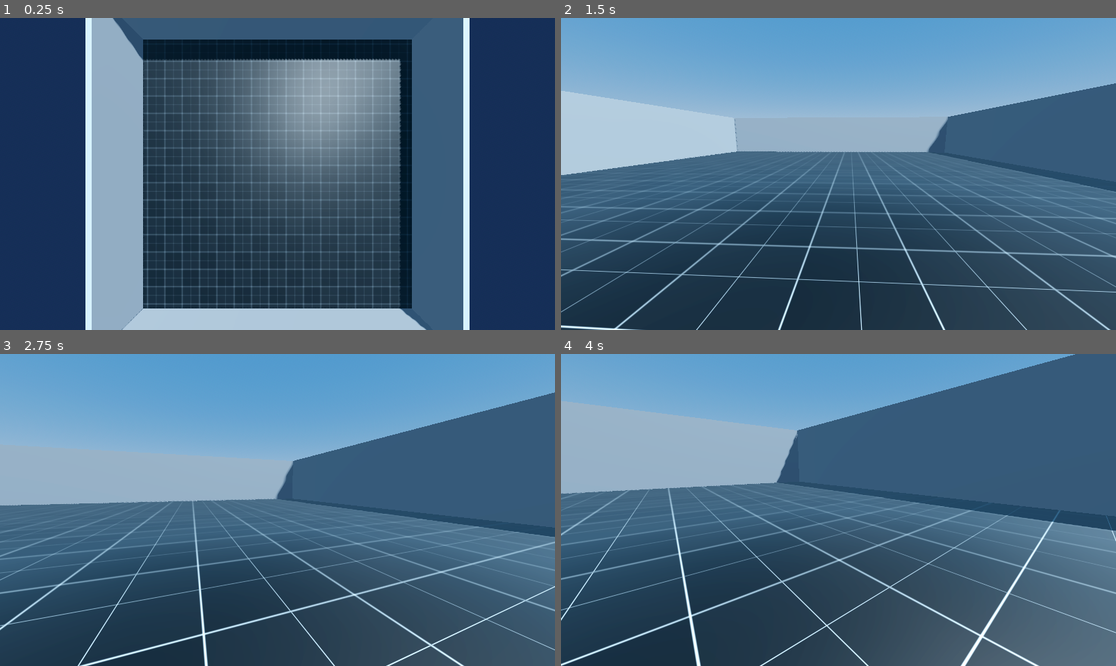
Above: before the commit, frames 1-4 (two rows, left to right).
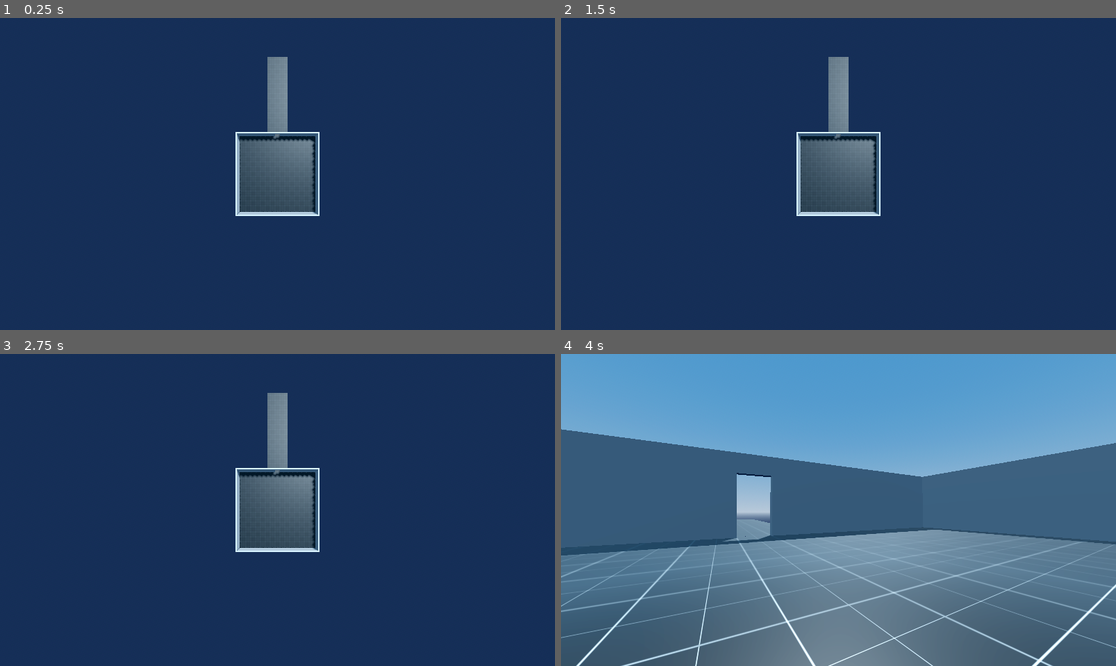
Above: after the commit, the same moments.

Repository: C12-H22-O11/sandbox_study
Game: Godot game, scene res://scenes/levels/sandbox_level.tscn
Same seed, same stepped clock (60 frames per second), same inputs: the game is played once before the commit and once after it. This scene is started directly instead of the project's main scene.
Inputs (mouse positions are in pixels of both pictures, inside the frame that each line leads up to):
- Up to frame 1 (0.25 s): no input
- Up to frame 2 (1.5 s): tap Enter at 0.5 s; move the mouse to (960, 158) at 0.52 s; hold D (move_right) 0.53-1.28 s; click (960, 158) at 0.67 s; tap Space (jump) at 0.77 s; move the mouse to (810, 174) at 1.27 s; hold W (move_forward) from 1.28 s (still down)
- Up to frame 3 (2.75 s): keep holding W (move_forward); tap Space (jump) at 1.52 s; move the mouse to (288, 503) at 2.02 s
- Up to frame 4 (4 s): keep holding W (move_forward); move the mouse to (832, 516) at 2.77 s; click (832, 516) at 2.92 s; tap Space (jump) at 3.02, 3.77 s; move the mouse to (877, 513) at 3.52 s

The runs differ from the first frame. In frame 1, 52% of the frame differs, in the area x 15-85%, y 0-100%; in frame 2, 74%; in frame 3, 82%, in the area x 0-100%, y 0-100%; in frame 4, 63%.

Commit message:
feat : Added walls, coridor, doors in the map

Diff:
--- a/scenes/levels/sandbox_level.tscn
+++ b/scenes/levels/sandbox_level.tscn
@@ -1,7 +1,7 @@
 [gd_scene load_steps=10 format=3 uid="uid://kop0l0v86hog"]
 
-[ext_resource type="Script" path="res://scenes/levels/spawning_platform.gd" id="1_c8asd"]
 [ext_resource type="Material" uid="uid://ba75cp2p48ye4" path="res://resources/materials/grid/grid.tres" id="1_tkb72"]
+[ext_resource type="PackedScene" uid="uid://d076u6vcprobw" path="res://scenes/terrain/platform.tscn" id="2_2emca"]
 [ext_resource type="Script" path="res://scenes/levels/player_spawner.gd" id="3_1rg0g"]
 [ext_resource type="PackedScene" uid="uid://b4gmmr676xj15" path="res://scenes/terrain/wall.tscn" id="3_he61m"]
 
@@ -20,12 +20,12 @@
 tonemap_mode = 2
 glow_enabled = true
 
-[sub_resource type="BoxShape3D" id="BoxShape3D_561iv"]
-size = Vector3(32, 1, 32)
+[sub_resource type="BoxShape3D" id="BoxShape3D_8kuh5"]
+size = Vector3(8, 1, 32)
 
-[sub_resource type="PlaneMesh" id="PlaneMesh_6jpfk"]
+[sub_resource type="PlaneMesh" id="PlaneMesh_dywrv"]
 material = ExtResource("1_tkb72")
-size = Vector2(32, 32)
+size = Vector2(8, 32)
 
 [node name="SandboxLevel" type="Node"]
 
@@ -40,17 +40,6 @@
 
 [node name="Terrain" type="Node3D" parent="World"]
 
-[node name="Platform" type="StaticBody3D" parent="World/Terrain" node_paths=PackedStringArray("player_spawner")]
-script = ExtResource("1_c8asd")
-player_spawner = NodePath("../../PlayerSpawner")
-
-[node name="CollisionShape3D" type="CollisionShape3D" parent="World/Terrain/Platform"]
-transform = Transform3D(1, 0, 0, 0, 1, 0, 0, 0, 1, 0, -0.5, 0)
-shape = SubResource("BoxShape3D_561iv")
-
-[node name="MeshInstance3D" type="MeshInstance3D" parent="World/Terrain/Platform"]
-mesh = SubResource("PlaneMesh_6jpfk")
-
 [node name="Walls" type="Node3D" parent="World/Terrain"]
 
 [node name="EastWall" parent="World/Terrain/Walls" instance=ExtResource("3_he61m")]
@@ -62,8 +51,32 @@
 [node name="SudWall" parent="World/Terrain/Walls" instance=ExtResource("3_he61m")]
 transform = Transform3D(-4.37114e-08, 0, 1, 0, 1, 0, -1, 0, -4.37114e-08, 0, 0, 15.75)
 
-[node name="NorthWall" parent="World/Terrain/Walls" instance=ExtResource("3_he61m")]
-transform = Transform3D(-4.37114e-08, 0, 1, 0, 1, 0, -1, 0, -4.37114e-08, 0, 0, -15.75)
+[node name="NorthWall" type="CSGCombiner3D" parent="World/Terrain/Walls"]
+transform = Transform3D(-4.37114e-08, 0, 1, 0, 1, 0, -1, 0, -4.37114e-08, 0, 2.5, -15.75)
+use_collision = true
+
+[node name="CSGBox3D" type="CSGBox3D" parent="World/Terrain/Walls/NorthWall"]
+size = Vector3(0.5, 5, 32)
+
+[node name="CSGBox3D2" type="CSGBox3D" parent="World/Terrain/Walls/NorthWall"]
+transform = Transform3D(1, 0, 0, 0, 1, 0, 0, 0, 1, 0, -0.707507, 0)
+operation = 2
+size = Vector3(1.6, 4, 2)
+
+[node name="Sol" type="Node3D" parent="World/Terrain"]
+
+[node name="Platform" parent="World/Terrain/Sol" node_paths=PackedStringArray("player_spawner") instance=ExtResource("2_2emca")]
+player_spawner = NodePath("../../../PlayerSpawner")
+
+[node name="Coridor" parent="World/Terrain/Sol" node_paths=PackedStringArray("player_spawner") instance=ExtResource("2_2emca")]
+transform = Transform3D(1, 0, 0, 0, 1, 0, 0, 0, 1, 0, 0, -32)
+player_spawner = NodePath("../../../PlayerSpawner")
+
+[node name="CollisionShape3D" parent="World/Terrain/Sol/Coridor" index="0"]
+shape = SubResource("BoxShape3D_8kuh5")
+
+[node name="MeshInstance3D" parent="World/Terrain/Sol/Coridor" index="1"]
+mesh = SubResource("PlaneMesh_dywrv")
 
 [node name="Players" type="Node3D" parent="World"]
 
@@ -73,5 +86,7 @@
 script = ExtResource("3_1rg0g")
 
 [node name="Camera3D" type="Camera3D" parent="."]
-transform = Transform3D(1, 0, 0, 0, -4.37114e-08, 1, 0, -1, -4.37114e-08, 0, 18, 0)
+transform = Transform3D(1, 0, 0, 0, -4.37114e-08, 1, 0, -1, -4.37114e-08, 0, 64, 0)
 fov = 90.0
+
+[editable path="World/Terrain/Sol/Coridor"]
--- /dev/null
+++ b/scenes/terrain/platform.tscn
@@ -0,0 +1,21 @@
+[gd_scene load_steps=5 format=3 uid="uid://d076u6vcprobw"]
+
+[ext_resource type="Script" path="res://scenes/levels/spawning_platform.gd" id="1_ocgux"]
+[ext_resource type="Material" uid="uid://ba75cp2p48ye4" path="res://resources/materials/grid/grid.tres" id="2_0npp2"]
+
+[sub_resource type="BoxShape3D" id="BoxShape3D_561iv"]
+size = Vector3(32, 1, 32)
+
+[sub_resource type="PlaneMesh" id="PlaneMesh_6jpfk"]
+material = ExtResource("2_0npp2")
+size = Vector2(32, 32)
+
+[node name="Platform" type="StaticBody3D"]
+script = ExtResource("1_ocgux")
+
+[node name="CollisionShape3D" type="CollisionShape3D" parent="."]
+transform = Transform3D(1, 0, 0, 0, 1, 0, 0, 0, 1, 0, -0.5, 0)
+shape = SubResource("BoxShape3D_561iv")
+
+[node name="MeshInstance3D" type="MeshInstance3D" parent="."]
+mesh = SubResource("PlaneMesh_6jpfk")
